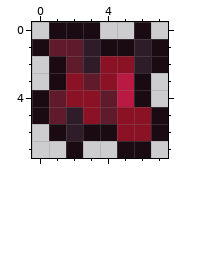
Pixel-art sprite -- Content/Tiles/SpookyHell/LivingFleshItem.png. The picture above is the old version.
The file is 16x16 pixels, drawn in blocks of 2x2; one block is one cell here.
The same view after the edit:
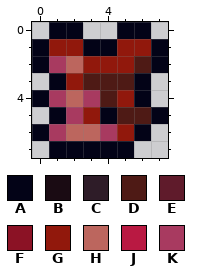
Palette (. is transparent): A #030317  B #1a0b13  C #2e1c28  D #4e1a15  E #5f1b2b  F #8b1225  G #91180c  H #bc665e  J #b91942  K #a83a60
Change:
Changed rows in their new state; - is an unchanged pixel.
first column x 0:
0 -AA.-AA-
1 AGGAAGGA
2 AKHGGGDA
3 -AGDDDA-
4 AKHKDGA-
5 .AKGADDA
6 AKHHKGA.
7 -AAAAA.-
